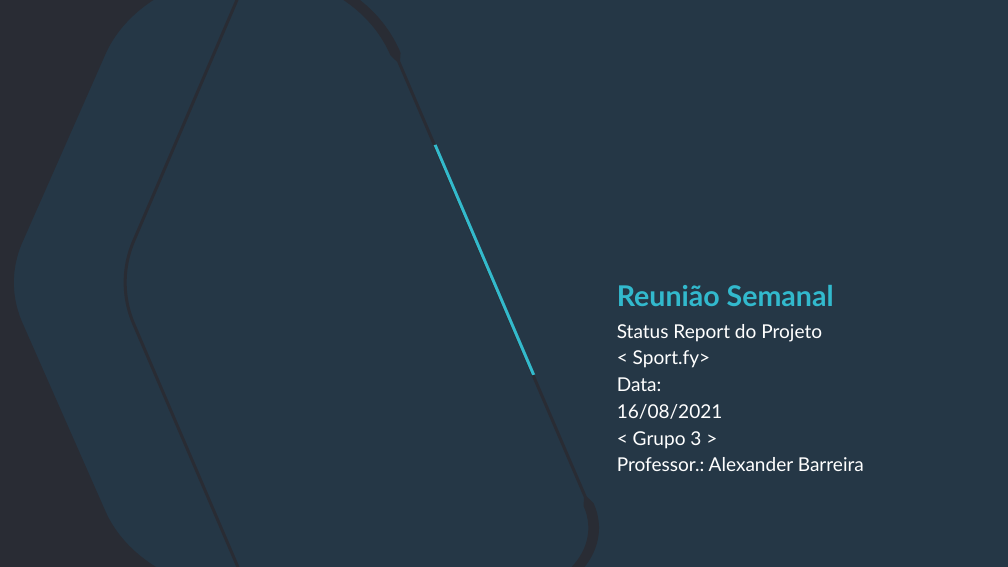
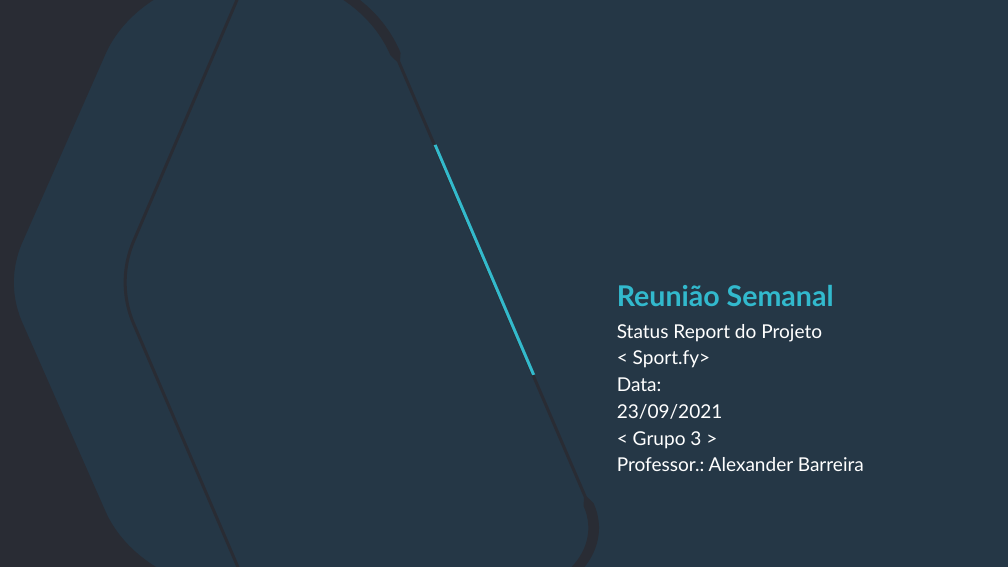
Before and after one commit to luizberto/grupo3-provisorio, a slide deck: slide 2 of Documentação/Grupo 3 - Status Report 16-09.pptx. Drawn at 1008x567 pixels with LibreOffice and Linux fonts; fonts in the diff are those of the drawing; background and template pictures are left out. Boxes give left, top, right and bottom in pixels: in the first picture for what was removed or moved away, otherwise in the second. Text is boxed around its words. In the diff, an @@ line names an element or a change of style, - is before the commit and + after.

```diff
--- a/Documentação/Grupo 3 - Status Report 16-09.pptx
+++ b/Documentação/Grupo 3 - Status Report 16-09.pptx
@@ text at box(617, 404, 723, 419): text changed @@
-16/08/2021
+23/09/2021
```
Also in this commit, not shown: 1 other slide changed.
